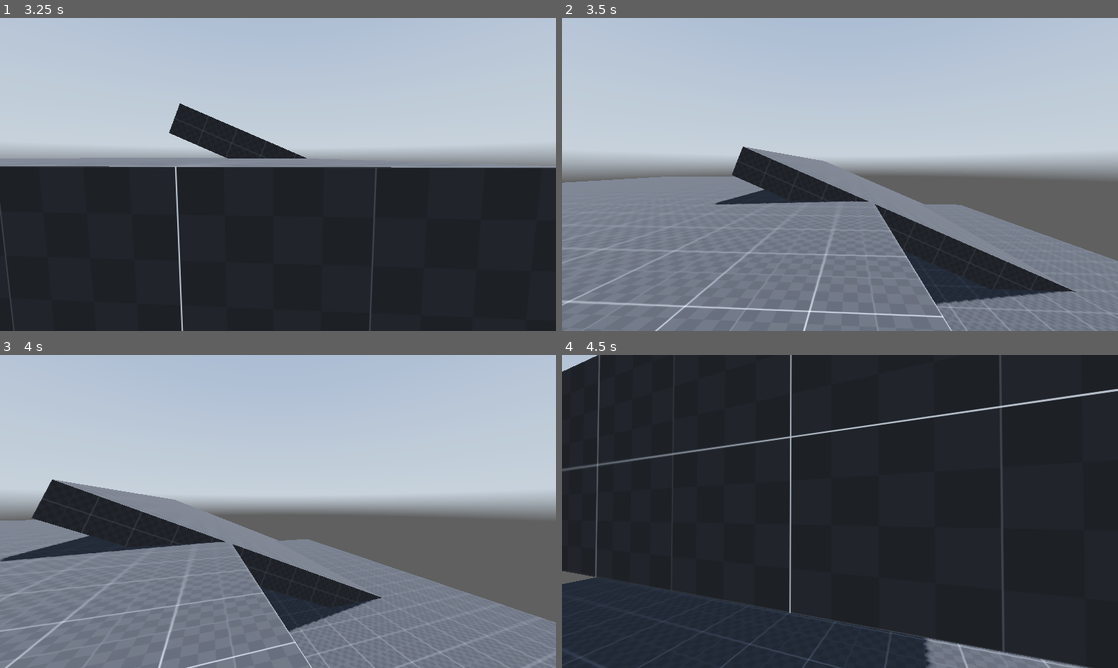
Above: before the commit, frames 1-4 (two rows, left to right).
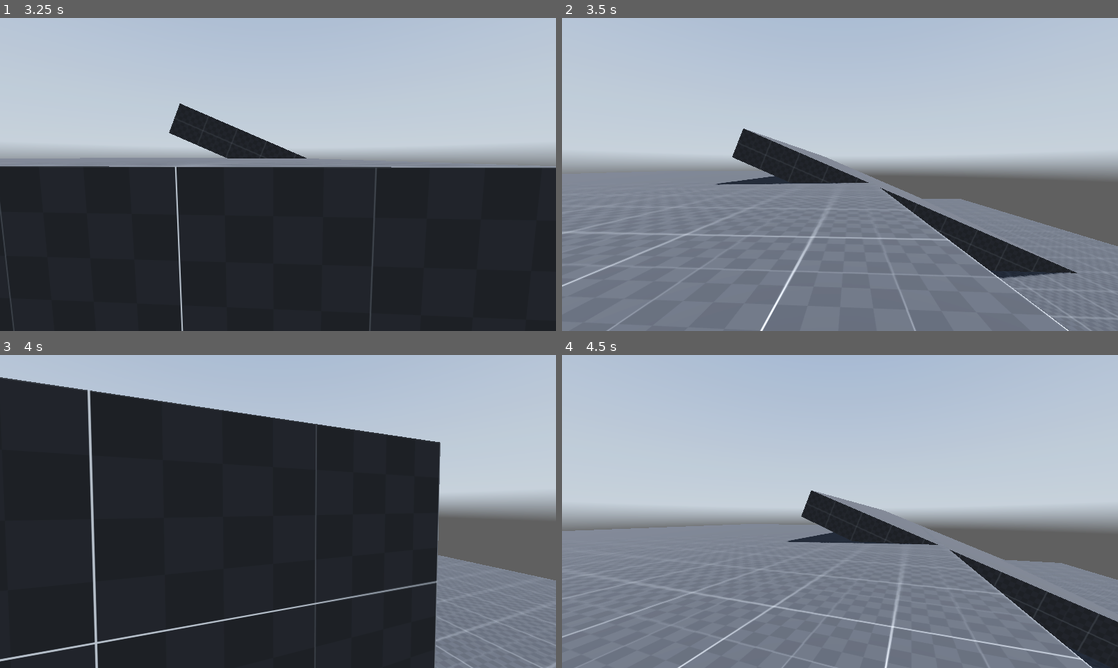
Above: after the commit, the same moments.

Repository: elmoradoo/Reflection
Game: Godot game, scene res://scenes/world.tscn
Same seed, same stepped clock (60 frames per second), same inputs: the game is played once before the commit and once after it. A sky picture missing from this copy of the repository is replaced by a grey-blue gradient.
Inputs (mouse positions are in pixels of both pictures, inside the frame that each line leads up to):
- Up to frame 1 (3.25 s): tap Enter at 0.5 s; move the mouse to (305, 174) at 0.52 s; hold Ctrl (crouch) 0.53-1.28 s; hold W (forward) from 0.53 s (still down); tap Space (jump) at 0.77, 1.52, 3.02 s; move the mouse to (250, 174) at 1.27 s; tap Shift (sprint) at 1.35, 2.85 s; move the mouse to (289, 168) at 2.02 s; hold Ctrl (crouch) 2.03-2.78 s; move the mouse to (272, 180) at 2.77 s
- Up to frame 2 (3.5 s): keep holding W (forward)
- Up to frame 3 (4 s): keep holding W (forward); move the mouse to (316, 514) at 3.52 s; hold Ctrl (crouch) from 3.53 s (still down); tap Space (jump) at 3.77 s
- Up to frame 4 (4.5 s): keep holding W (forward); move the mouse to (795, 508) at 4.27 s; release Ctrl (crouch) at 4.28 s; tap Shift (sprint) at 4.35 s

Frame 1 is identical in both runs. In frame 2, 12% of the frame differs, in the area x 0-100%, y 35-100%; in frame 3, 61%; in frame 4, 93%, in the area x 0-100%, y 0-100%.

Commit message:
vault state

Diff:
--- a/scripts/player/states/airtime.gd
+++ b/scripts/player/states/airtime.gd
@@ -23,8 +23,8 @@
 func get_next_state():
 	if player.myself.is_on_floor():
 		return enums.player_states.Idle
-	#elif super.can_vault(player):
-	#	return enums.player_states.Vault
+	elif super.can_vault(player):
+		return enums.player_states.Vault
 	elif super.can_wallclimb(player):
 		return enums.player_states.WallClimb
 	elif super.can_wallrun(player):
--- a/scripts/player/states/ledgegrab.gd
+++ b/scripts/player/states/ledgegrab.gd
@@ -22,7 +22,7 @@
 
 func update():
 	super.update_event(player)
-	if is_climbvaulting:
+	if is_climbvaulting == is_climbvaulting:
 		if player.rc_feets.get_node("front").is_colliding():
 			player.velocity.y += 0.1
 		else:
--- a/scripts/player/states/vault.gd
+++ b/scripts/player/states/vault.gd
@@ -12,6 +12,11 @@
 
 func update():
 	super.update_event(player)
+	if player.rc_feets.get_node("front").is_colliding():
+		player.velocity.y += 0.1
+	else:
+		var target_velocity = (player.transform.basis * Vector3(player.input_dir.x, 0, player.input_dir.y)).normalized() * 3
+		player.velocity = target_velocity
 
 func exit():
 	pass
@@ -20,4 +25,11 @@
 	return enums.player_states.Vault
 
 func get_next_state():
+	if player.myself.is_on_floor():
+		if player.velocity.length() >= 2:
+			return enums.player_states.Sprinting
+		else:
+			return enums.player_states.Idle
+	elif not player.rc_feets.get_node("front").is_colliding():
+		return enums.player_states.AirTime
 	return enums.player_states.Vault
--- a/scripts/player/states/wallclimb.gd
+++ b/scripts/player/states/wallclimb.gd
@@ -39,6 +39,6 @@
 	elif player.rc_feets.get_node("front").is_colliding() and not player.rc_head.get_node("front").is_colliding():
 		return enums.player_states.LedgeGrab
 	elif player.velocity.y >= 6 and not player.rc_feets.get_node("front").is_colliding():
-		return enums.player_states.AirTime
+		return enums.player_states.LedgeGrab
 	else:
 		return enums.player_states.WallClimb
